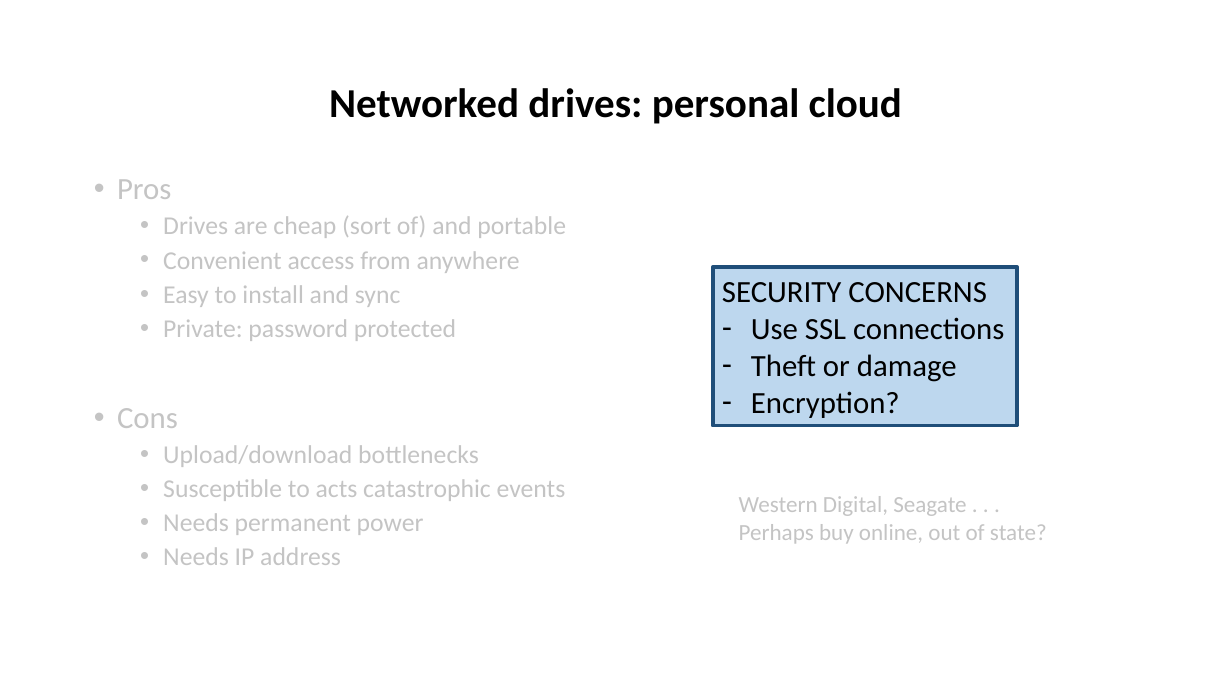
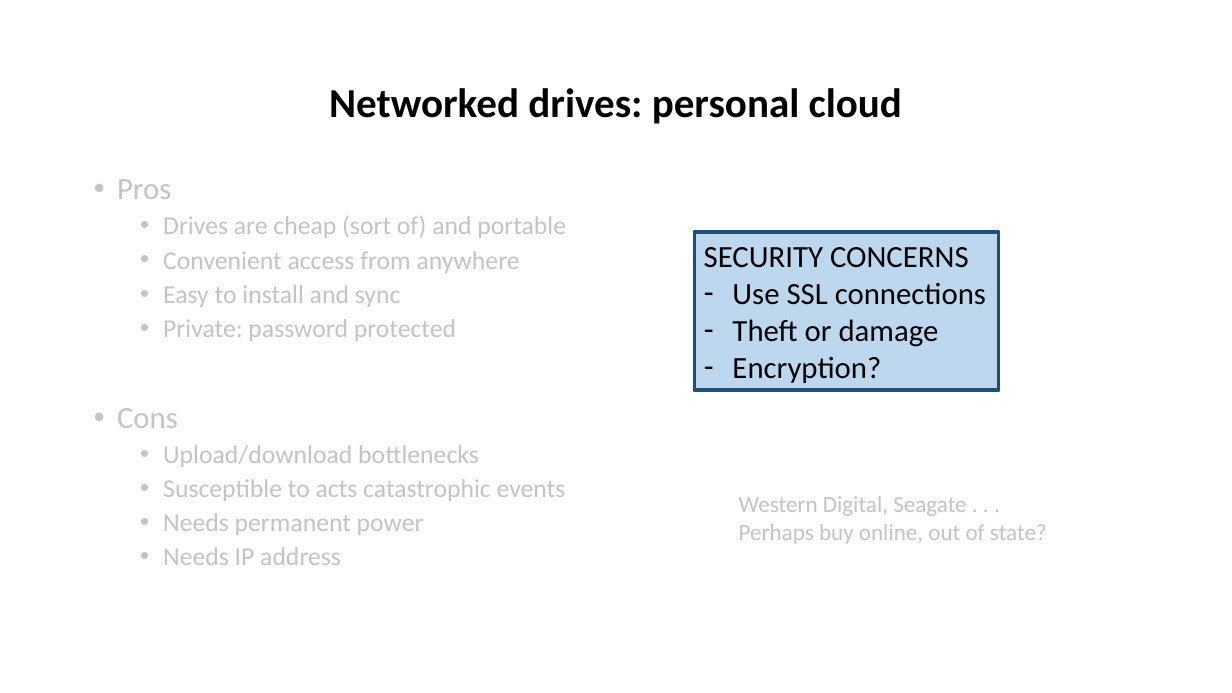
Before and after one commit to tibbben/teaching.data.literacy, a slide deck: slide 7 of UM_DataManagementClass/Lessons/05/05_SecondMeeting.pptx (slide 20 before the commit). Drawn at 1232x693 pixels with LibreOffice and Linux fonts; fonts in the diff are those of the drawing. Boxes give left, top, right and bottom in pixels: in the first picture for what was removed or moved away, otherwise in the second. Text is boxed around its words. In the diff, an @@ line names an element or a change of style, - is before the commit and + after.

```diff
--- a/UM_DataManagementClass/Lessons/05/05_SecondMeeting.pptx
+++ b/UM_DataManagementClass/Lessons/05/05_SecondMeeting.pptx
@@ rectangle "SECURITY CONCERNS": place and size @@
-rectangle "SECURITY CONCERNS" at (714, 267, 1018, 426)
+rectangle "SECURITY CONCERNS" at (695, 232, 999, 391)
```
Also in this commit, not shown: 12 other slides changed, 3 slides added, 3 slides removed, 1 other file.
